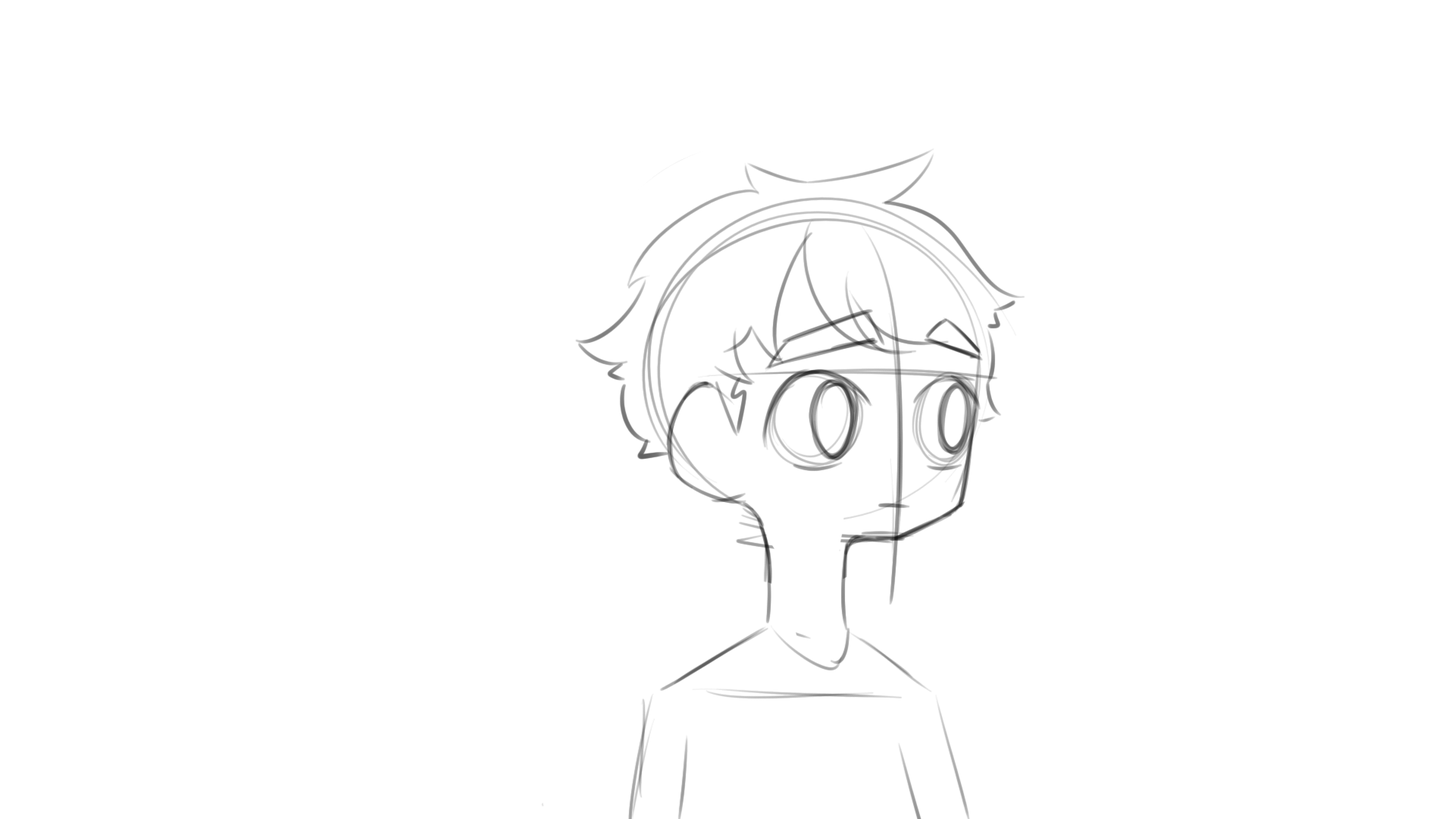
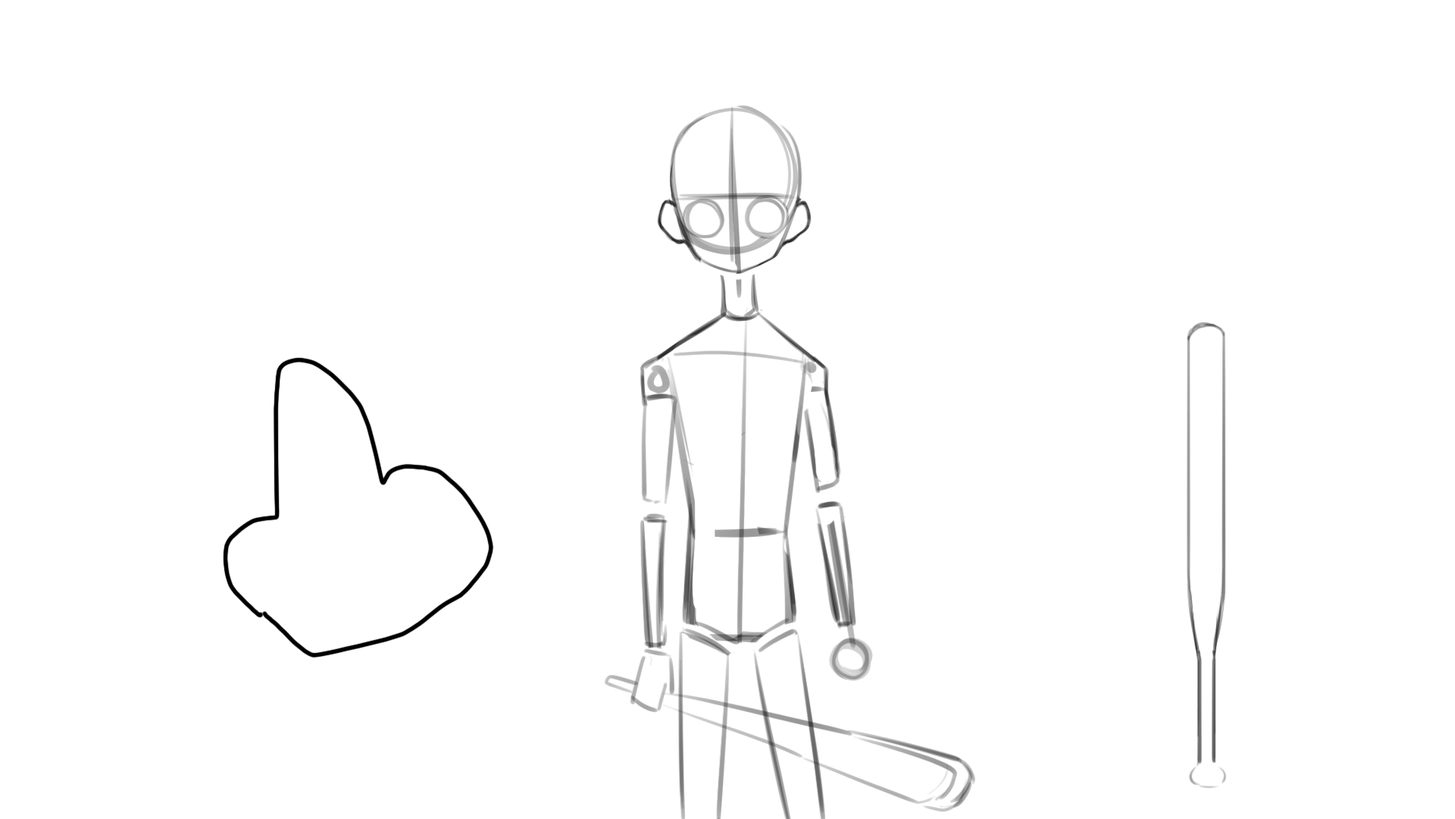
Comparing the layer stacks of the two (1455, 819) images. Changes:
painted on "Layer 1" over box(222, 357, 495, 658)
